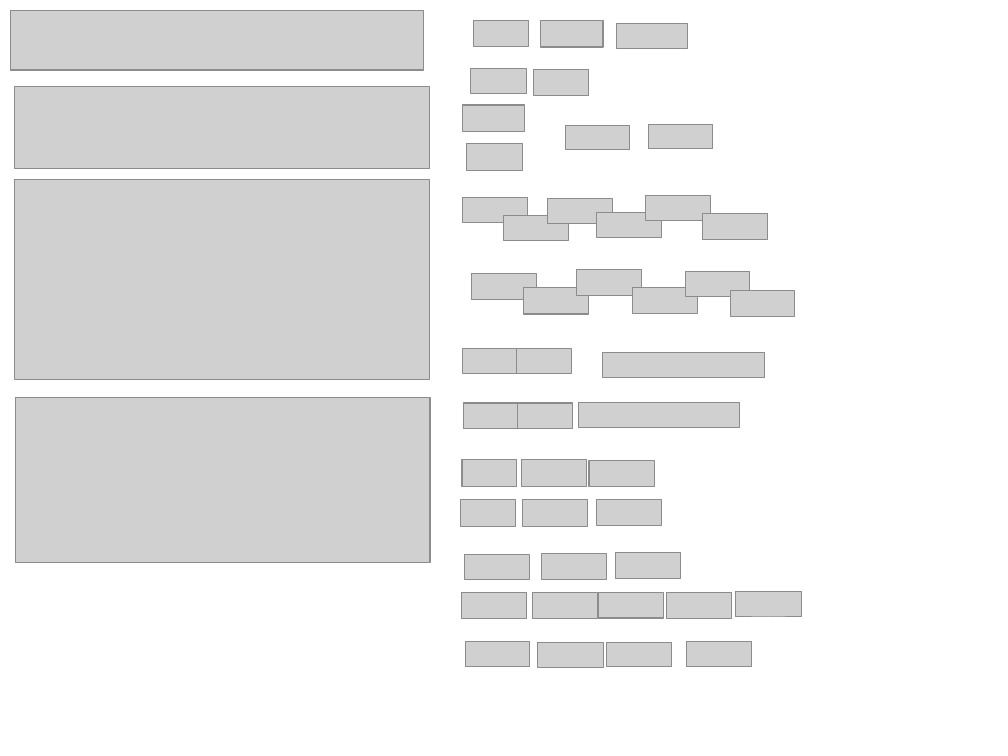
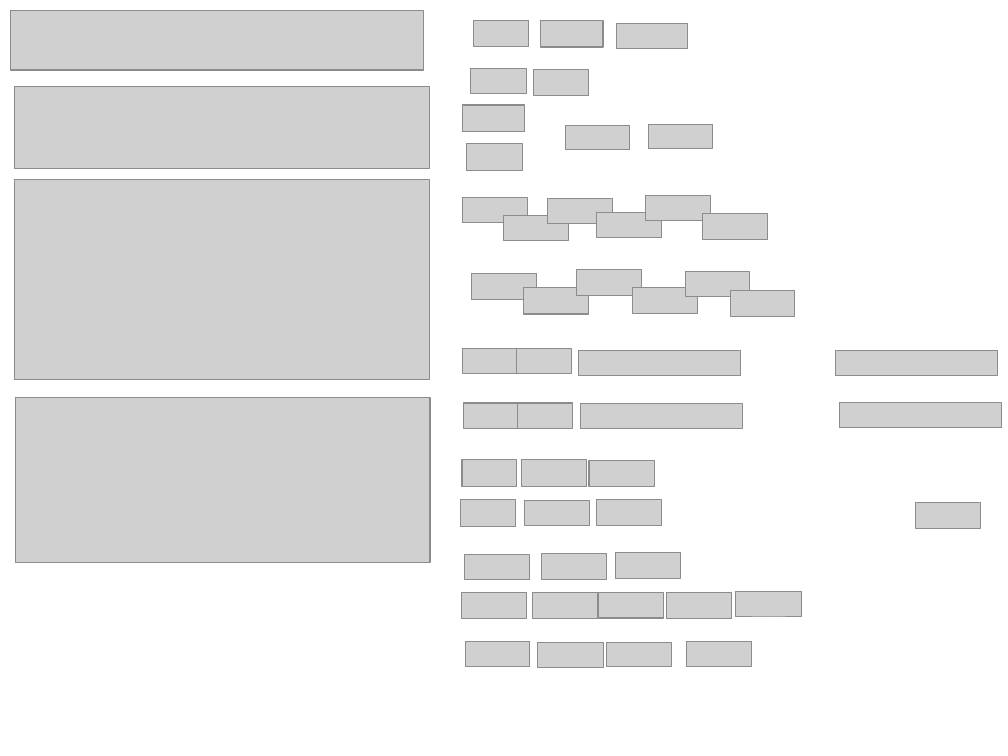
Before and after one commit to svech/Multifitting, a slide deck: slide 14 of manual/Pictures 2.0.pptx. Drawn at 1008x756 pixels with LibreOffice and Linux fonts; fonts in the diff are those of the drawing; grey boxes stand for pictures. Boxes give left, top, right and bottom in pixels: in the first picture for what was removed or moved away, otherwise in the second. Text is boxed around its words. In the diff, an @@ line names an element or a change of style, - is before the commit and + after.

```diff
--- a/manual/Pictures 2.0.pptx
+++ b/manual/Pictures 2.0.pptx
@@ picture added at bbox=[579, 350, 741, 375] @@
@@ picture: place and size @@
-picture at bbox=[603, 353, 764, 378]
+picture at bbox=[836, 351, 997, 376]
@@ picture added at bbox=[581, 403, 743, 428] @@
@@ picture: place and size @@
-picture at bbox=[579, 402, 740, 427]
+picture at bbox=[840, 402, 1001, 427]
@@ picture added at bbox=[524, 500, 590, 525] @@
@@ picture: place and size @@
-picture at bbox=[522, 500, 588, 526]
+picture at bbox=[916, 502, 982, 528]
```
Also in this commit, not shown: 1 other slide changed, 1 slide added, 1 slide removed, 4 other files.
